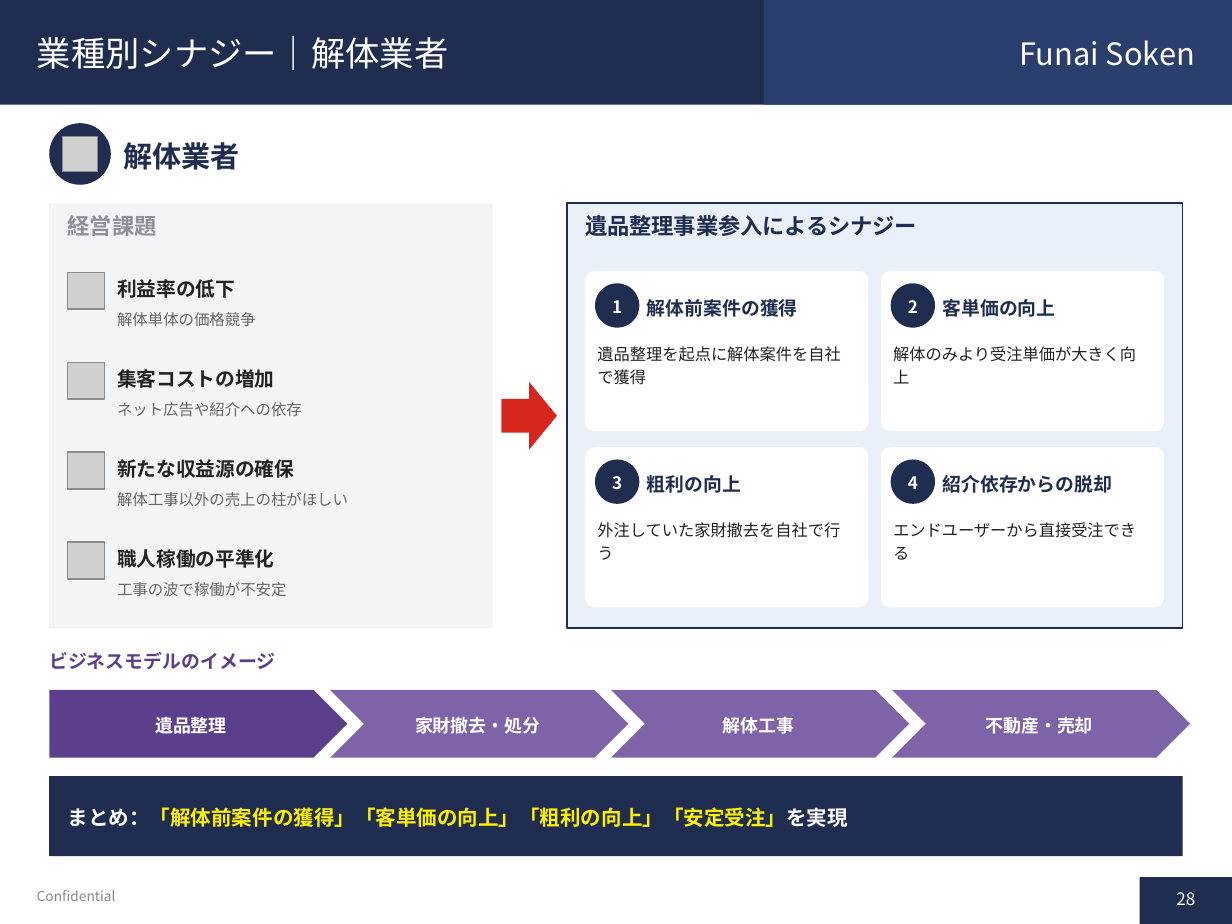
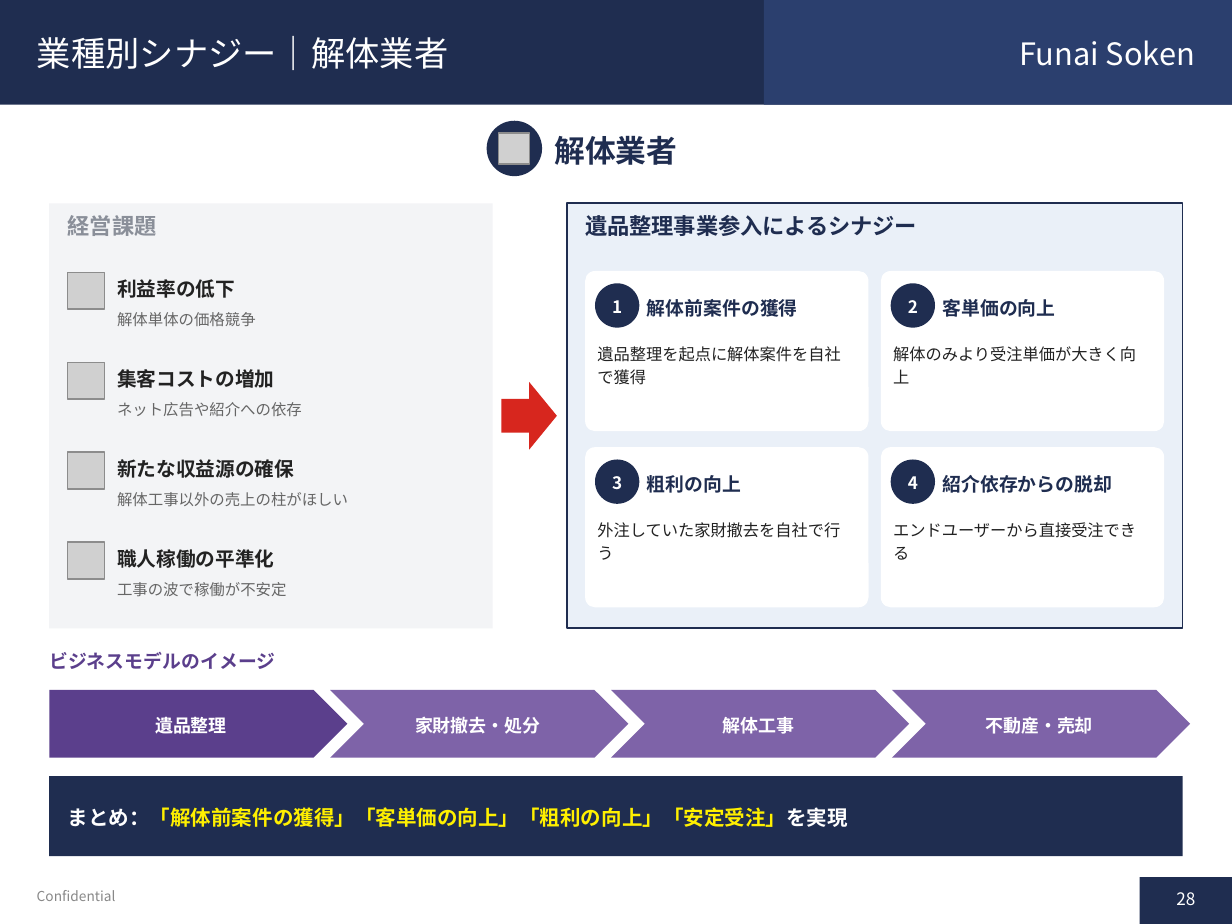
Before and after one commit to soshiro-iki-sys/-, a slide deck: slide 28 of proposals/遺品整理事業_企画書.pptx. Drawn at 1232x924 pixels with LibreOffice and Linux fonts; fonts in the diff are those of the drawing; grey boxes stand for pictures. Boxes give left, top, right and bottom in pixels: in the first picture for what was removed or moved away, otherwise in the second. Text is boxed around its words. In the diff, an @@ line names an element or a change of style, - is before the commit and + after.

```diff
--- a/proposals/遺品整理事業_企画書.pptx
+++ b/proposals/遺品整理事業_企画書.pptx
@@ text "解体業者": place and size @@
-text "解体業者" at [123, 142, 239, 170]
+text "解体業者" at [554, 136, 677, 165]
@@ text "解体業者" at [554, 136, 677, 165]: size 17 to 18 pt; alignment left to centre @@
@@ ellipse: place and size @@
-ellipse at [49, 123, 111, 185]
+ellipse at [487, 121, 542, 176]
@@ picture: place and size @@
-picture at [63, 137, 97, 171]
+picture at [499, 133, 530, 164]
```
Also in this commit, not shown: 46 other slides changed, 1 other file.
